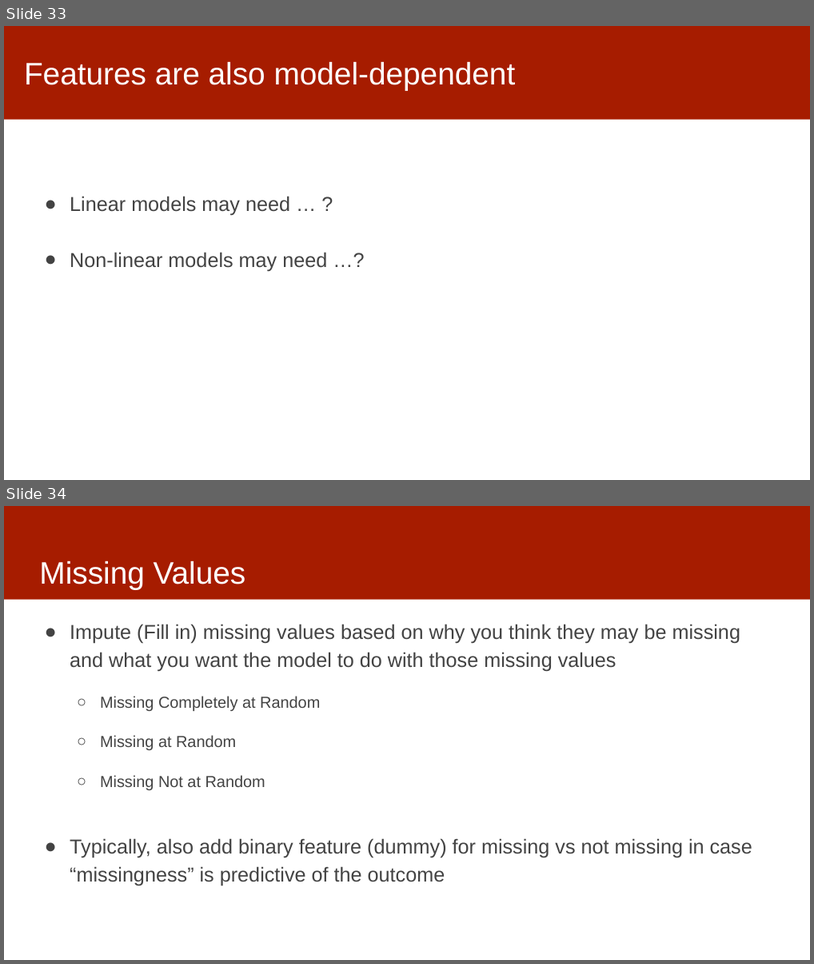
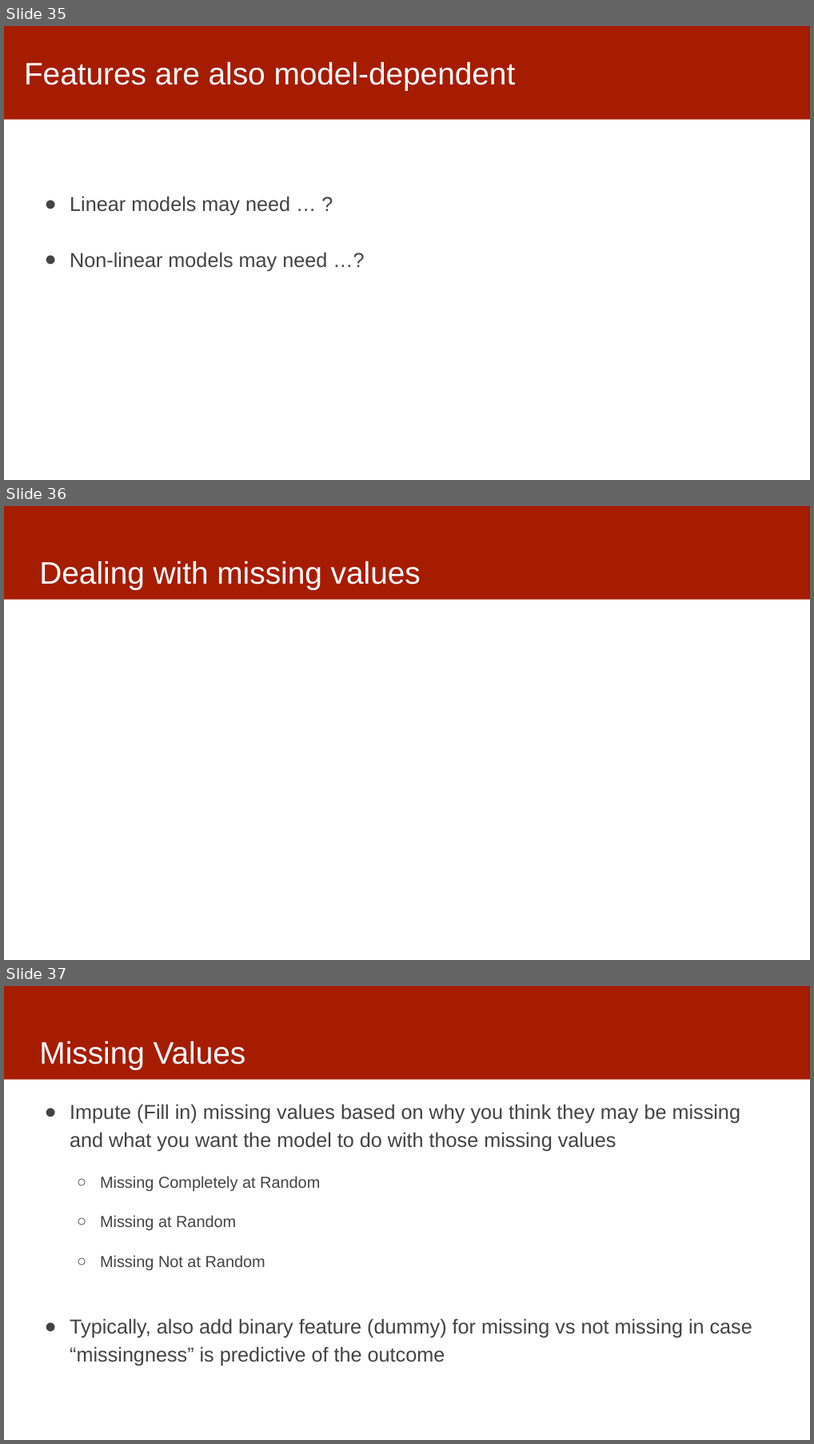
Before and after one commit to dssg/mlforpublicpolicylab, a slide deck: Lectures/12-features-and-imputation.pptx. Shown one above the other, each under a label of ours: slides 33 and 34 before the commit, slides 35, 36 and 37 after it. The pictures are 814x964 and 814x1444 pixels, drawn with LibreOffice and Linux fonts; fonts in the diff are those of the drawing. Boxes give left, top, right and bottom in pixels: in the first picture for what was removed or moved away, otherwise in the second. Text is boxed around its words. In the diff, an @@ line names an element or a change of style, - is before the commit and + after.

```diff
--- a/Lectures/12-features-and-imputation.pptx
+++ b/Lectures/12-features-and-imputation.pptx
@@ slide 36 added at <box>4,506,810,960</box>, background #FFFFFF; not listed: 1 template element that a slide beside it also shows @@
@@ title added at <box>39,561,421,590</box>, 37 pt, text #FFFFFF @@
+Dealing with missing values
@@ what was slide 33 is now slide 35 @@
@@ what was slide 34 is now slide 37 @@
```
Also in this commit, not shown: 3 slides changed, 2 other slides added.
